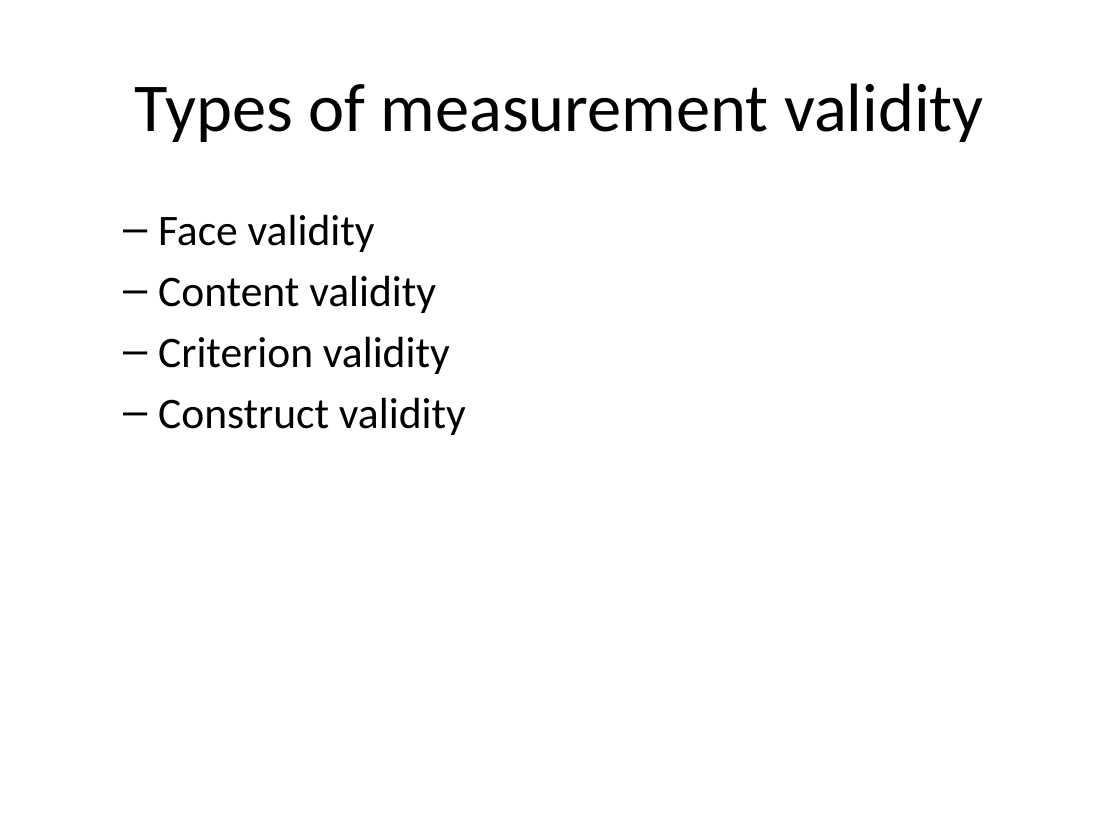
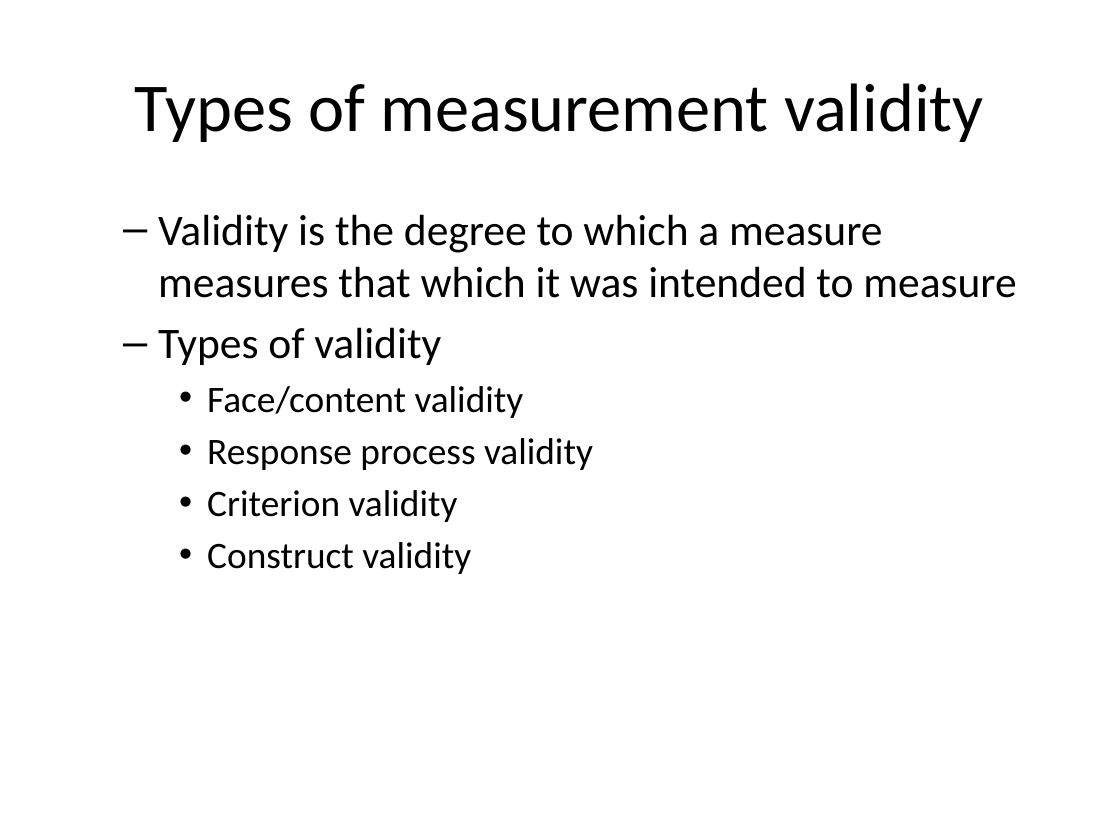
Before and after one commit to pmean/reliability-and-validity, a slide deck: slide 26 of src/rav.pptx (slide 25 before the commit). Drawn at 1120x840 pixels with LibreOffice and Linux fonts; fonts in the diff are those of the drawing. Boxes give left, top, right and bottom in pixels: in the first picture for what was removed or moved away, otherwise in the second. Text is boxed around its words. In the diff, an @@ line names an element or a change of style, - is before the commit and + after.

```diff
--- a/src/rav.pptx
+++ b/src/rav.pptx
@@ text at box(158, 214, 1016, 470): text changed @@
-  – Face validity
-  – Content validity
+  – Validity is the degree to which a measure measures that which it was intended to measure
+  – Types of validity
+    • Face/content validity
+    • Response process validity
@@ text at box(207, 490, 471, 574): size 28 to 24 pt in "Criterion validity", "Construct validity"; bullet – to •; list level 2 to 3 in "Criterion validity"; list level 2 to 3 in "Construct validity" @@
```
Also in this commit, not shown: 15 other slides changed, 18 slides added, 5 slides removed, 3 other files.
